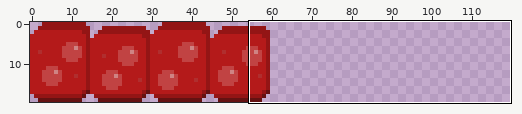
File history of a sprite sheet, art/enemy-sheet.png. Above, an overview of the earlier version with the close-up marked.
Close-up. Before the commit:
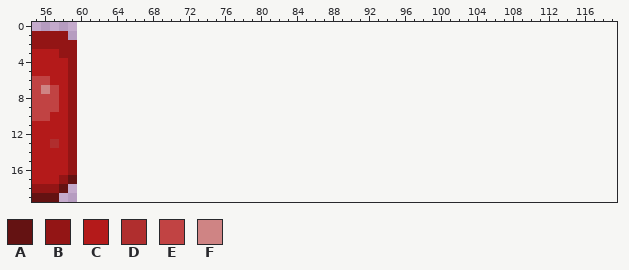
The file is 60x20 pixels. Colours within 5 levels of each other are drawn and written as one. Shown: x 55..119, y 0..19. The old version is drawn lined up with the new one, on the new canvas.
Palette (. is transparent): A #641212  B #931515  C #b41a1a  D #b02e2e  E #c14343  F #cf8484
Pixels before, first column x 55:
 1 BBBB.
 2 BBBBB
 3 CCCBB
 4 CCCCB
 5 CCCCB
 6 EECCB
 7 EFECB
 8 EEECB
 9 EEECB
10 EECCB
11 CCCCB
12 CCCCB
13 CCDCB
14 CCCCB
15 CCCCB
16 CCCCB
17 CCCBA
18 BBBA.
19 AAA..
Once edited:
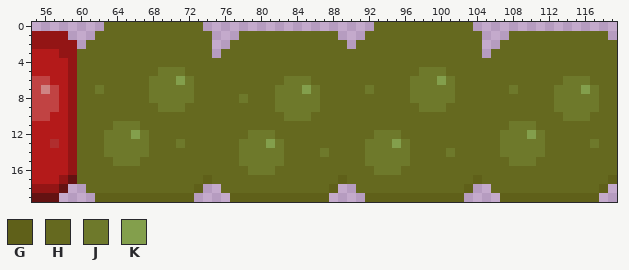
Colours new in this view: G #5f6019  H #65691f  J #6e792b  K #839f4c
Edits made:
canvas 60x20 -> 120x20
The edit adds colour G in row 17 at x 74, 89, 104 and 119; in row 18 at x 73, 88, 103 and 118; in row 19 at x 62 to 72, 77 to 87, 92 to 102 and 107 to 117.
The edit adds colour H in row 0 at x 63 to 73 and 93 to 103; in row 1 at x 62 to 74, 78 to 88, 92 to 104 and 108 to 118; in row 2 at x 61 to 74, 77 to 89, 91 to 104 and 107 to 119; in row 3 at x 60 to 74, 76 to 104 and 106 to 119; in row 4 at x 60 to 119; in row 5 at x 60 to 68, 72 to 97 and 101 to 119.
The edit adds colour H in row 6 at x 60 to 67, 73 to 82, 86 to 96, 102 to 113 and 117 to 119; in row 7 at x 60 to 61, 63 to 67, 73 to 81, 87 to 91, 93 to 96, 102 to 107, 109 to 112 and 118 to 119; in row 8 at x 60 to 67, 73 to 77, 79 to 81, 87 to 96, 102 to 112 and 118 to 119; in row 9 at x 60 to 68, 72 to 81, 87 to 97, 101 to 112 and 118 to 119; in row 10 at x 60 to 82, 86 to 113 and 117 to 119; in row 11 at x 60 to 63, 67 to 107 and 111 to 119.
The edit adds colour H in row 12 at x 60 to 62, 68 to 78, 82 to 92, 96 to 106 and 112 to 119; in row 13 at x 60 to 62, 68 to 70, 72 to 77, 83 to 91, 97 to 106, 112 to 116 and 118 to 119; in row 14 at x 60 to 62, 68 to 77, 83 to 86, 88 to 91, 97 to 100, 102 to 106 and 112 to 119; in row 15 at x 60 to 63, 67 to 77, 83 to 91, 97 to 107 and 111 to 119; in row 16 at x 60 to 78, 82 to 92 and 96 to 119; in row 17 at x 60 to 73, 75 to 88, 90 to 103 and 105 to 118.
The edit adds colour H in row 18 at x 61 to 72, 76 to 87, 91 to 102 and 106 to 117.
The edit adds colour J in row 5 at x 69 to 71 and 98 to 100; in row 6 at x 68 to 70, 72, 83 to 85, 97 to 99, 101 and 114 to 116; in row 7 at x 62, 68 to 72, 82 to 84, 86, 92, 97 to 101, 108, 113 to 115 and 117; in row 8 at x 68 to 72, 78, 82 to 86, 97 to 101 and 113 to 117; in row 9 at x 69 to 71, 82 to 86, 98 to 100 and 113 to 117; in row 10 at x 83 to 85 and 114 to 116.
The edit adds colour J in row 11 at x 64 to 66 and 108 to 110; in row 12 at x 63 to 65, 67, 79 to 81, 93 to 95, 107 to 109 and 111; in row 13 at x 63 to 67, 71, 78 to 80, 82, 92 to 94, 96, 107 to 111 and 117; in row 14 at x 63 to 67, 78 to 82, 87, 92 to 96, 101 and 107 to 111; in row 15 at x 64 to 66, 78 to 82, 92 to 96 and 108 to 110; in row 16 at x 79 to 81 and 93 to 95.
The edit adds colour K in row 6 at x 71 and 100; in row 7 at x 85 and 116; in row 12 at x 66 and 110; in row 13 at x 81 and 95.
Where, in picture pixels (left, top, right, bottom), the same in both close-ups:
added: (77, 22, 617, 202)
